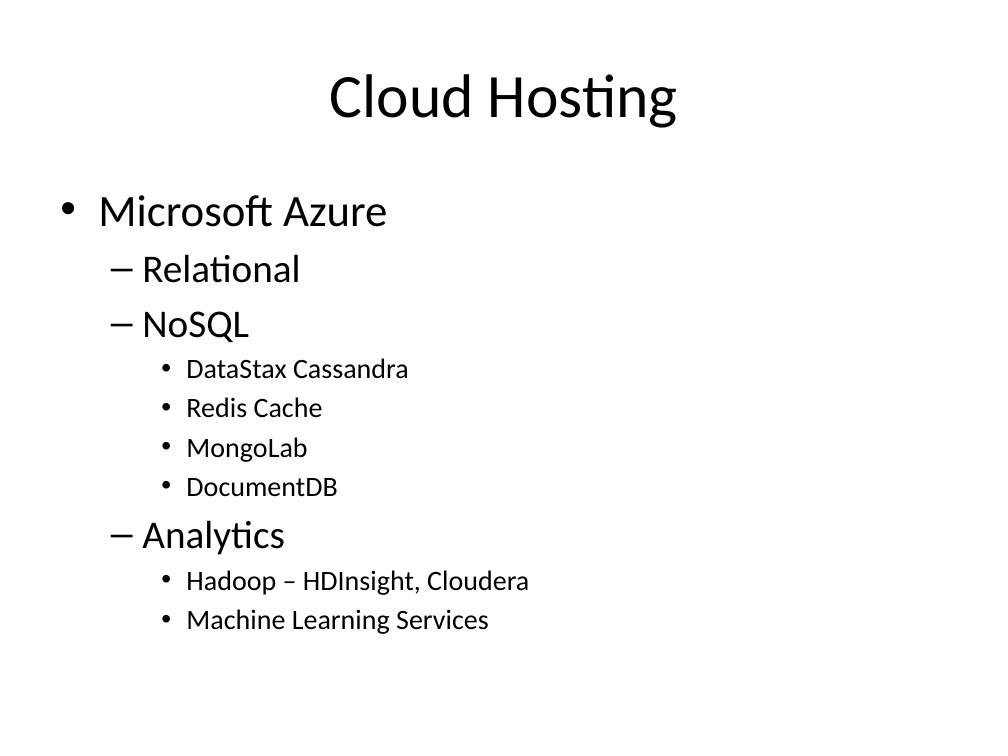
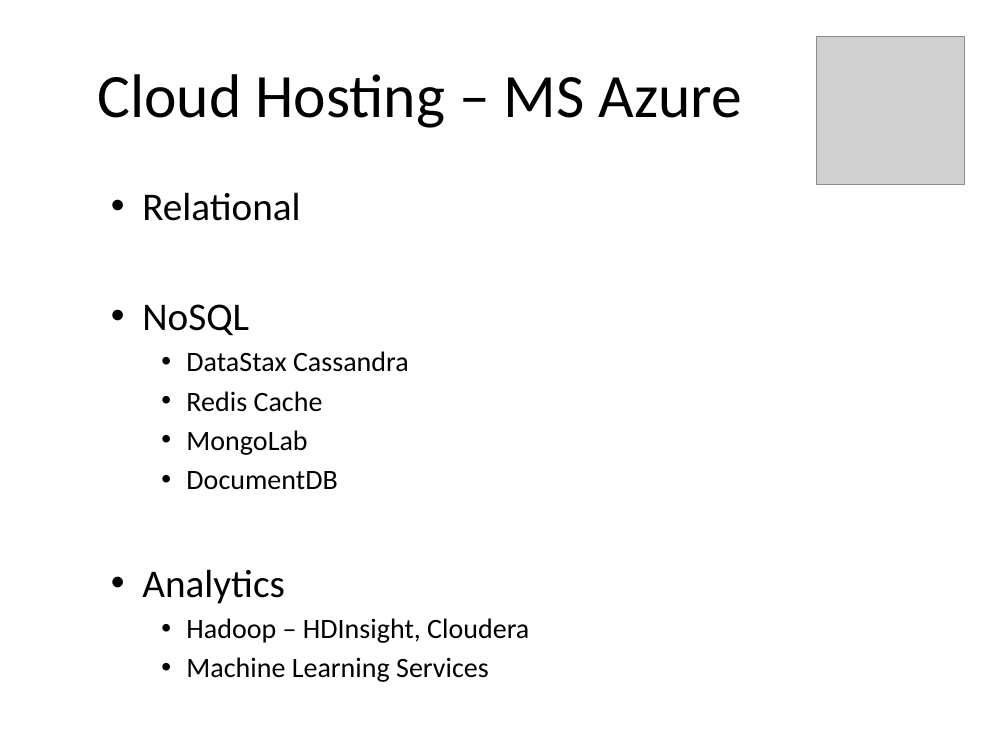
Before and after one commit to alexdgarland/database-demos, a slide deck: slide 46 of Slides/Not Only SQL - Picking A Database for DotNET.pptx. Drawn at 1008x756 pixels with LibreOffice and Linux fonts; fonts in the diff are those of the drawing; grey boxes stand for pictures. Boxes give left, top, right and bottom in pixels: in the first picture for what was removed or moved away, otherwise in the second. Text is boxed around its words. In the diff, an @@ line names an element or a change of style, - is before the commit and + after.

```diff
--- a/Slides/Not Only SQL - Picking A Database for DotNET.pptx
+++ b/Slides/Not Only SQL - Picking A Database for DotNET.pptx
@@ picture added at [816, 36, 965, 184] @@
@@ title at [97, 74, 742, 128]: text changed @@
-Cloud Hosting
+Cloud Hosting – MS Azure
@@ text at [98, 195, 387, 227]: paragraph removed @@
-• Microsoft Azure
@@ text at [142, 192, 300, 604]: bullet – to • @@
```
Also in this commit, not shown: 4 other slides changed.
